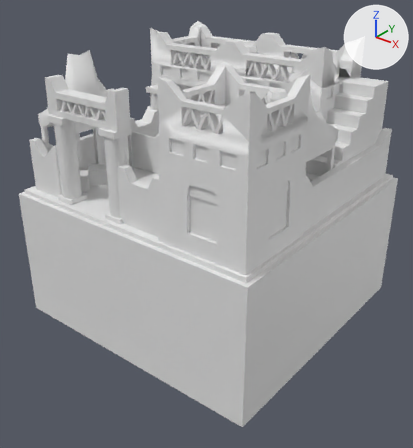
Renders of the COLLADA model art/meshes/structural/numidians/stable_camel.dae from each side of a commit.
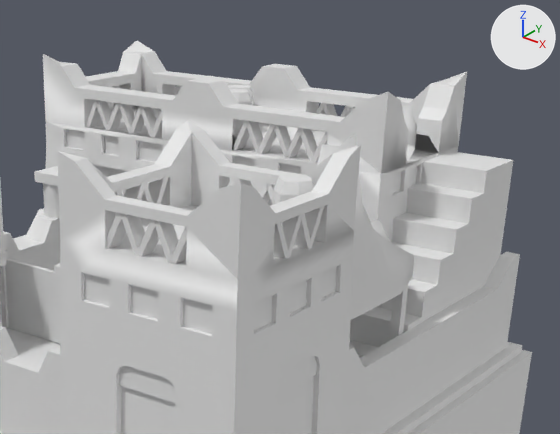
The first picture shows the older version from a 50 mm camera at (22.7, -32.3, 17.0) aimed at (-1.9, -1.5, -2.1). The close-ups show the older and then the newer version on the part from 31% to 100% of the width and 0% to 49% of the height of that picture. Only the edits that show in the close-ups are written down. Lighting does not change. The marker at upper right points along +X, +Y and +Z.

Names of what the first close-up shows: 'numi_stable_camel'.
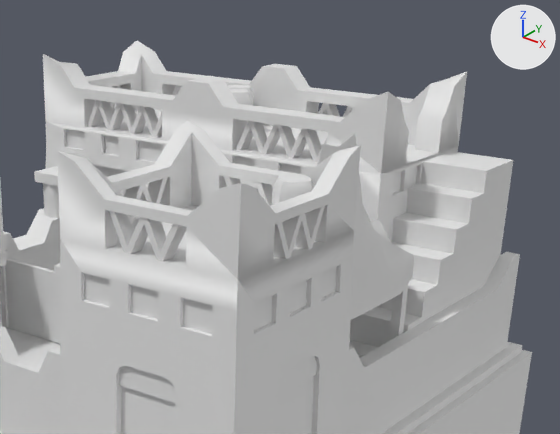
The newer file is also turned or shifted as a whole; pictures and numbers use the older file's frame.

What differs and where, as boxes (x1, y1, x2, y2) in the close-ups (560 x 434 px; the box of a moved part takes in the faces that stretch with it):
part 1 of me_numi_stable_camel, rebuilt: before (138, 220, 159, 256); after (109, 211, 187, 262)
part 2 of me_numi_stable_camel, rebuilt (mostly hidden before): before (267, 184, 275, 205); after (224, 176, 273, 206)
part 3 of me_numi_stable_camel, added: after (236, 121, 328, 162)
part 4 of me_numi_stable_camel, deleted: before (107, 178, 270, 264)
part 5 of me_numi_stable_camel, moved or reshaped (mostly hidden): (2, 85, 522, 434) in both

Edits to the bpy script that builds the scene:
```text
Change me_numi_stable_camel:
    used by ob_numi_stable_camel; location = (0.0, 0.0, 0.0)
    remove me_numi_stable_camel.from_pydata(...)  # 2563 vertices, 4591 faces; spans x -12.6..8.1, y -10.4..10.2, z -9.6..11.0
    add me_numi_stable_camel.from_pydata(...)  # 2448 vertices, 4504 faces; spans x -12.6..8.1, y -10.4..10.2, z -9.6..11.0
    me_numi_stable_camel part 1: the loose piece of 8 vertices spanning x 3.9..4.7, y -9.6..-9.1, z 8.2..9.4 is rebuilt with 26 vertices and now spans x 3.0..5.4, y -9.6..-9.2, z 8.2..9.4
    me_numi_stable_camel part 2: the loose piece of 8 vertices spanning x 4.5..5.3, y -4.4..-3.9, z 8.2..9.4 is rebuilt with 26 vertices and now spans x 3.0..5.4, y -4.4..-3.9, z 8.2..9.4
    me_numi_stable_camel part 3: a new loose piece of 44 vertices spanning x -1.9..2.3, y 3.3..3.8, z 8.2..9.5
    me_numi_stable_camel part 4: 7 loose pieces with 56 vertices, spanning x 2.8..5.8, y -9.6..-3.9, z 8.2..9.4, are deleted
    me_numi_stable_camel part 5: 313 vertices moved from x -11.8..7.5, y -9.9..9.6, z 0.7..9.5 to x -11.8..7.4, y -9.8..9.5, z 0.7..9.5; 435 vertices removed from x -11.8..7.4, y -9.8..9.9, z 0.7..9.5; 296 vertices added at x -11.8..7.4, y -9.8..9.9, z 0.7..9.5
```
